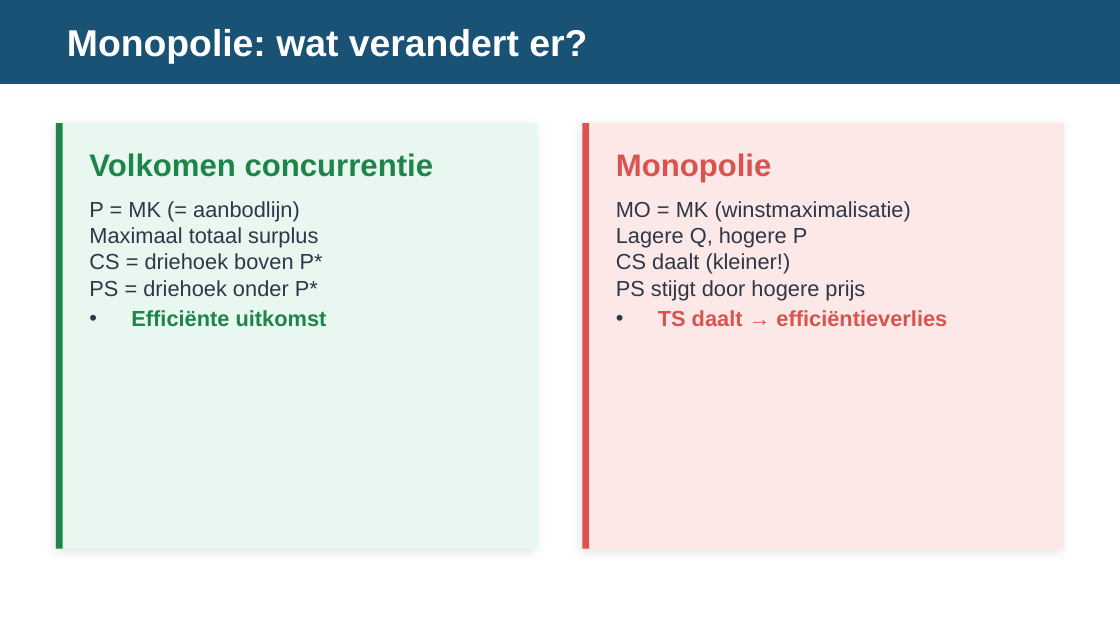
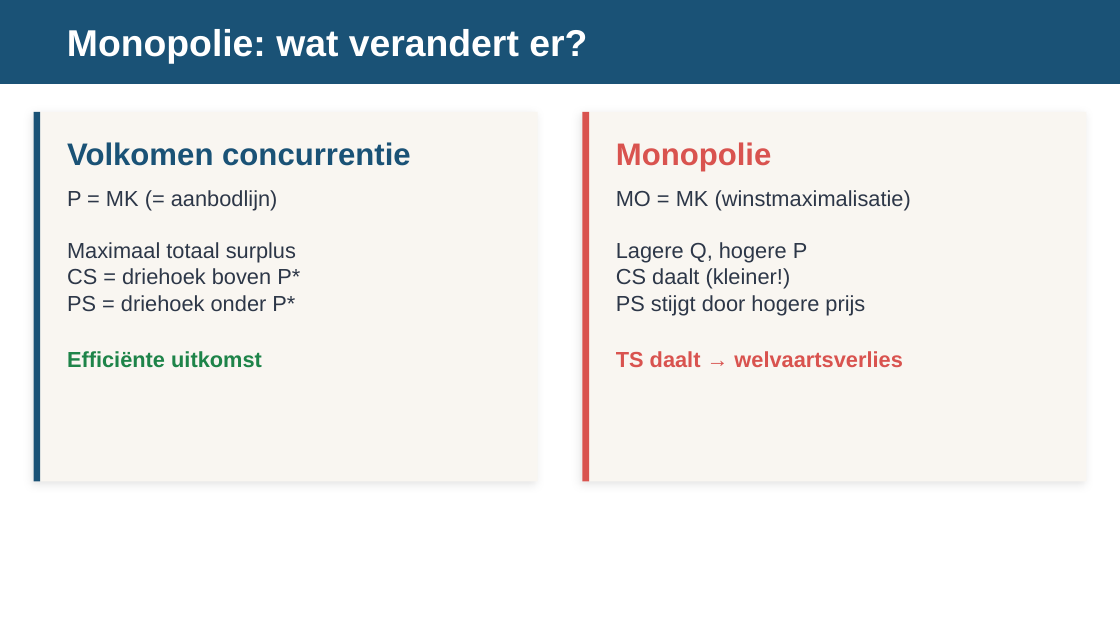
Before and after one commit to meijer1973/economie-vwo4-m3, a slide deck: slide 4 of 3.2 Hoofdstuk 2 - Marktvormen en hun marktevenwicht/3.2.6 Paragraaf 6 - Marktvormen en hun economische doelmatigheid/2. Leren/3.2.6 Marktvormen en hun economische doelmatigheid – presentatie.pptx. Drawn at 1120x630 pixels with LibreOffice and Linux fonts; fonts in the diff are those of the drawing. Boxes give left, top, right and bottom in pixels: in the first picture for what was removed or moved away, otherwise in the second. Text is boxed around its words. In the diff, an @@ line names an element or a change of style, - is before the commit and + after.

```diff
--- a/3.2 Hoofdstuk 2 - Marktvormen en hun marktevenwicht/3.2.6 Paragraaf 6 - Marktvormen en hun economische doelmatigheid/2. Leren/3.2.6 Marktvormen en hun economische doelmatigheid – presentatie.pptx
+++ b/3.2 Hoofdstuk 2 - Marktvormen en hun marktevenwicht/3.2.6 Paragraaf 6 - Marktvormen en hun economische doelmatigheid/2. Leren/3.2.6 Marktvormen en hun economische doelmatigheid – presentatie.pptx
@@ rectangle: place and size @@
-rectangle at bbox=[56, 123, 538, 549]
+rectangle at bbox=[34, 112, 538, 482]
@@ rectangle at bbox=[34, 112, 538, 482]: fill #E8F8F0 to #F9F6F1; proportions changed @@
@@ rectangle: place and size @@
-rectangle at bbox=[56, 123, 63, 549]
+rectangle at bbox=[34, 112, 40, 482]
@@ rectangle at bbox=[34, 112, 40, 482]: fill #1E8449 to #1A5276 @@
@@ rectangle: place and size @@
-rectangle at bbox=[582, 123, 589, 549]
+rectangle at bbox=[582, 112, 589, 482]
@@ rectangle: place and size @@
-rectangle at bbox=[582, 123, 1064, 549]
+rectangle at bbox=[582, 112, 1086, 482]
@@ rectangle at bbox=[582, 112, 1086, 482]: fill #FDE8E8 to #F9F6F1; proportions changed @@
@@ text "Volkomen concurrentie": place and size @@
-text "Volkomen concurrentie" at bbox=[89, 153, 434, 177]
+text "Volkomen concurrentie" at bbox=[67, 142, 411, 166]
@@ text "Volkomen concurrentie" at bbox=[67, 142, 411, 166]: text colour #1E8449 to #1A5276 @@
@@ text "Monopolie": place and size @@
-text "Monopolie" at bbox=[616, 153, 772, 182]
+text "Monopolie" at bbox=[616, 142, 772, 171]
@@ text "P = MK (= aanbodlijn) ...": place and size @@
-text "P = MK (= aanbodlijn) ..." at bbox=[89, 201, 327, 326]
+text "P = MK (= aanbodlijn) ..." at bbox=[67, 190, 300, 368]
@@ text "P = MK (= aanbodlijn) ..." at bbox=[67, 190, 300, 368]: bullet • to none @@
@@ text at bbox=[616, 190, 911, 367]: text changed @@
-• MO = MK (winstmaximalisatie)
-  Lagere Q, hogere P
-  CS daalt (kleiner!)
-  PS stijgt door hogere prijs
-  TS daalt → efficiëntieverlies
+MO = MK (winstmaximalisatie)
+Lagere Q, hogere P
+CS daalt (kleiner!)
+PS stijgt door hogere prijs
+TS daalt → welvaartsverlies
```
Also in this commit, not shown: 8 other slides changed, 2 slides added, 3 slides removed, 2 other files.
